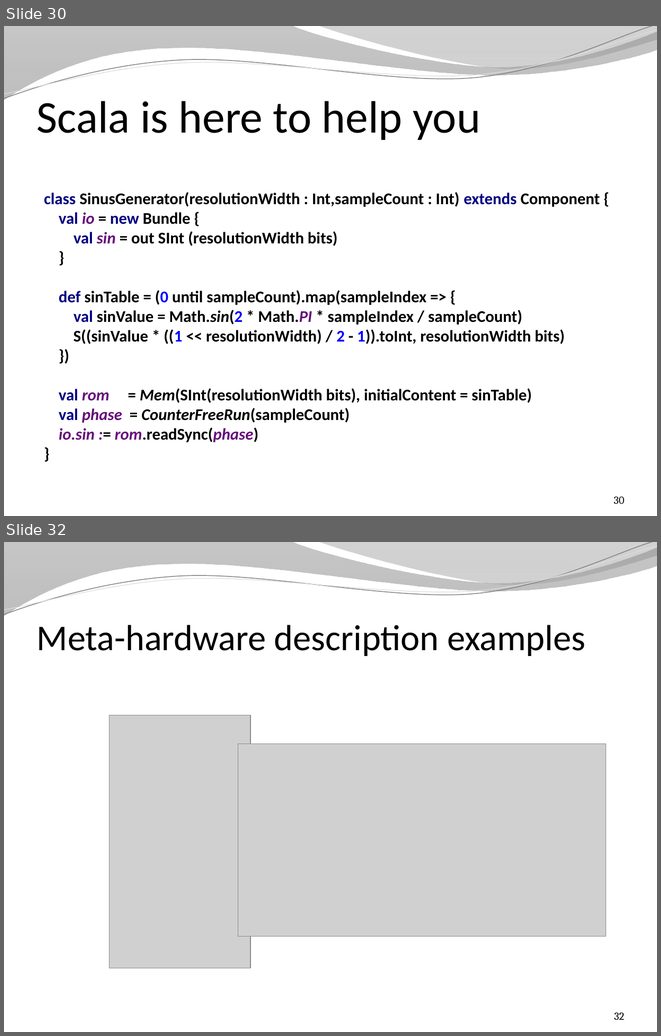
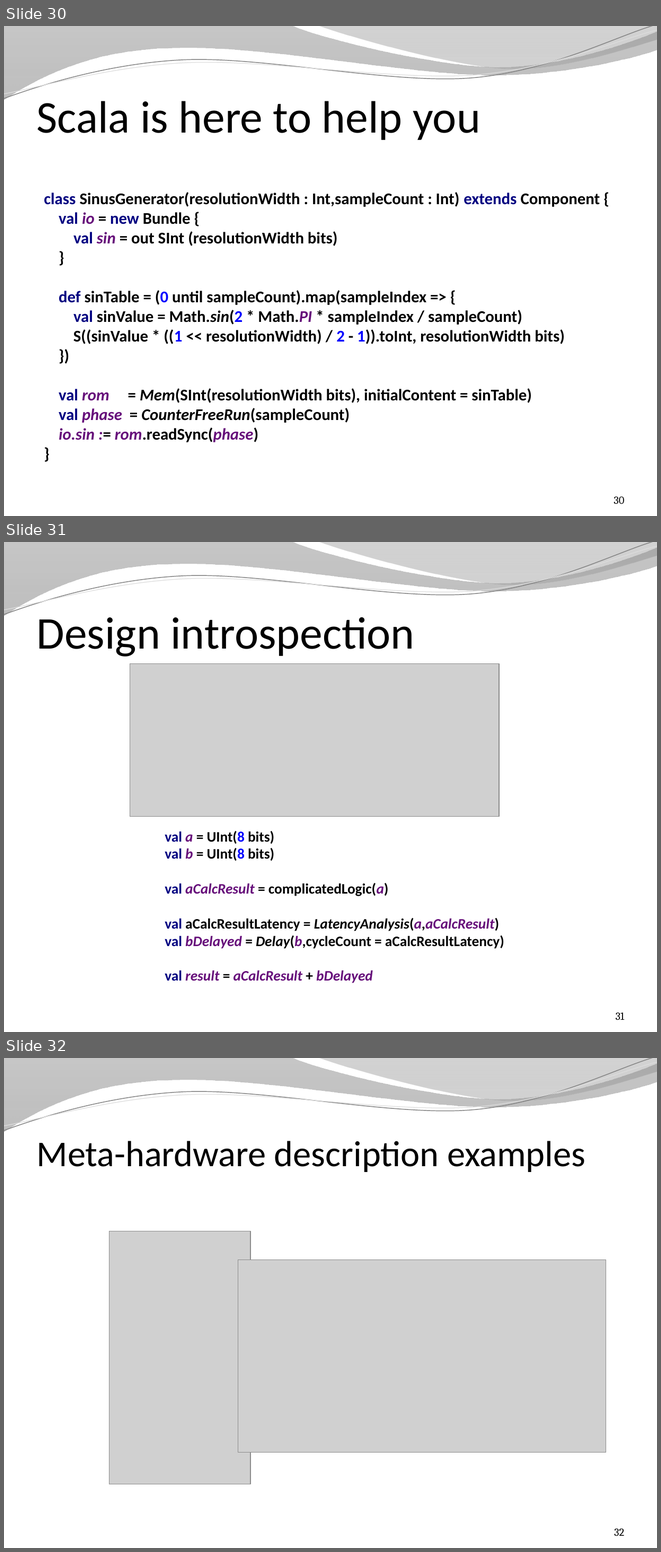
Before and after one commit to SpinalHDL/SpinalDoc, a slide deck: presentation/en/presentation.pptx. Shown one above the other, each under a label of ours: slides 30 and 32 before the commit, slides 30, 31 and 32 after it; the slides between them are not shown. The pictures are 661x1036 and 661x1552 pixels, drawn with LibreOffice and Linux fonts; fonts in the diff are those of the drawing; grey boxes stand for pictures; background and template pictures are left out. Boxes give left, top, right and bottom in pixels: in the first picture for what was removed or moved away, otherwise in the second. Text is boxed around its words. In the diff, an @@ line names an element or a change of style, - is before the commit and + after.

Commit message:
Add design introspection

```diff
--- a/presentation/en/presentation.pptx
+++ b/presentation/en/presentation.pptx
@@ slide 31 added at (4, 542, 657, 1032), background picture (left out); not listed: 4 template elements that a slide beside it also shows @@
@@ title added at (37, 617, 415, 656), 50 pt, text #000000 @@
+Design introspection
@@ picture added at (130, 663, 499, 816) @@
@@ text added at (165, 831, 504, 983), 16 pt, text #000000, bold @@
+val a = UInt(8 bits)
+val b = UInt(8 bits)
+val aCalcResult = complicatedLogic(a)
+val aCalcResultLatency = LatencyAnalysis(a,aCalcResult)
+val bDelayed = Delay(b,cycleCount = aCalcResultLatency)
+val result = aCalcResult + bDelayed
@@ page number added at (616, 1012, 625, 1020), 12 pt, text #000000 @@
+31
```
Also in this commit, not shown: 1 slide removed, 4 other files.
